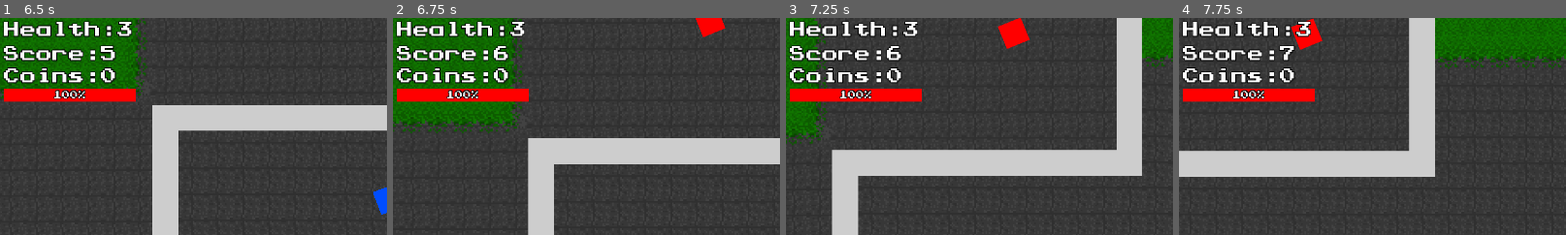
Above: before the commit, frames 1-4 (left to right).
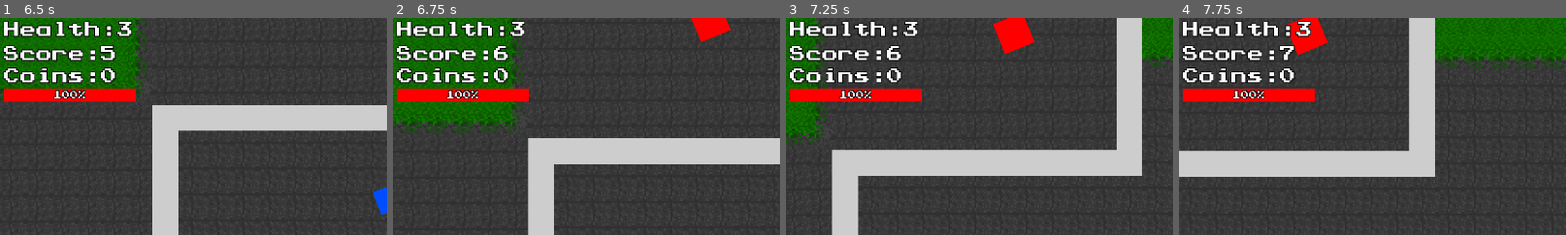
Above: after the commit, the same moments.

Repository: Kirottu/perttishooter
Game: Godot game, scene res://Scenes/MainMenu.tscn
Two runs of this game, one before a commit and one after it. Both use one fixed random seed, a clock stepped at 60 frames per second and the inputs below.
Inputs (mouse positions are % of the whole screen's width and height, from its top left):
- Up to frame 1 (6.5 s): click "Play" at 0.5 s; tap Enter at 1.25 s; move the mouse to (45, 70) at 1.27 s; hold Space (fire) 1.28-2.03 s; hold W (up) 1.28-2.78 s; move the mouse to (80, 65) at 2.02 s; tap Space (fire) at 2.1, 3.6, 5.1 s; move the mouse to (20, 35) at 2.77 s; hold Space (fire) 2.78-3.53 s; hold A (left) 2.78-4.28 s; move the mouse to (55, 50) at 3.52 s; move the mouse to (35, 25) at 4.27 s; hold S (down) 4.28-5.03 s; hold Space (fire) 4.28-5.03 s; move the mouse to (72, 45) at 5.02 s; hold D (right) 5.03-5.78 s; move the mouse to (30, 55) at 5.77 s; hold W (up) from 5.78 s (still down); hold Space (fire) from 5.78 s (still down)
- Up to frame 2 (6.75 s): move the mouse to (60, 28) at 6.52 s; release W (up) at 6.53 s; release Space (fire) at 6.53 s; hold D (right) from 6.53 s (still down); tap Space (fire) at 6.6 s
- Up to frame 3 (7.25 s): keep holding D (right)
- Up to frame 4 (7.75 s): keep holding D (right); move the mouse to (45, 70) at 7.27 s; hold Space (fire) from 7.28 s (still down)
The pictures show only the part of the screen within x 0-50%, y 0-50%; the shares and areas given below are measured in that part.

Frame 1 is identical in both runs. In frame 2, 0.3% of the frame differs, in the area x 76-88%, y 0-12%; in frame 3, 0.5%; in frame 4, 0.5%, in the area x 27-39%, y 0-18%.

Commit message:
Reworked core destroyers

Diff:
--- a/Scenes/Tower_Enemy.tscn
+++ b/Scenes/Tower_Enemy.tscn
@@ -6,19 +6,17 @@
 [ext_resource path="res://Assets/Audio/hurt.wav" type="AudioStream" id=4]
 [ext_resource path="res://Assets/Audio/explosion.wav" type="AudioStream" id=5]
 
-
-
 [sub_resource type="RectangleShape2D" id=1]
-extents = Vector2( 30, 30 )
+extents = Vector2( 40, 40 )
 
 [sub_resource type="RectangleShape2D" id=2]
-extents = Vector2( 31, 31 )
+extents = Vector2( 41, 41 )
 
-[sub_resource type="NavigationPolygon" id=8]
+[sub_resource type="NavigationPolygon" id=3]
 vertices = PoolVector2Array( 0, 0, 64, 0, 64, 64, 0, 64 )
 polygons = [ PoolIntArray( 0, 1, 2, 3 ) ]
 
-[sub_resource type="TileSet" id=9]
+[sub_resource type="TileSet" id=4]
 1/name = "black_rectangle.png 1"
 1/texture = ExtResource( 3 )
 1/tex_offset = Vector2( 0, 0 )
@@ -42,7 +40,7 @@
 shape = SubResource( 1 )
 
 [node name="Sprite" type="Sprite" parent="."]
-scale = Vector2( 0.06, 0.06 )
+scale = Vector2( 0.08, 0.08 )
 texture = ExtResource( 2 )
 
 [node name="Collision" type="Area2D" parent="."]
--- a/Scripts/Level.gd
+++ b/Scripts/Level.gd
@@ -207,6 +207,9 @@
 		under_attack_label.visible = false
 		tower_damage_interval = Settings.tower_damage_interval
 
-func _on_Enemy_destroyed():
-	Settings.coins += 1
+func _on_Enemy_destroyed(tower_enemy : bool):
+	if !tower_enemy:
+		Settings.coins += 1
+	elif tower_enemy:
+		Settings.coins += 2
 	coin_label.text = "Coins:" + str(Settings.coins)
--- a/Scripts/Settings.gd
+++ b/Scripts/Settings.gd
@@ -7,8 +7,8 @@
 var spawn_timer = 180
 var enemy_speed = 450
 var enemy_health = 4
-var tower_enemy_speed = 500
-var tower_enemy_health = 3
+var tower_enemy_speed = 300
+var tower_enemy_health = 10
 var pertti_health = 3
 var gameover = false
 var path_update_timer = 0.5
@@ -28,7 +28,7 @@
 var minimum_path_delay = 60
 
 # in %
-var tower_enemy_probability = 40
+var tower_enemy_probability = 25
 
 var score = 0
 var coins = 0
Not shown: 2 places in Scenes/Tower_Enemy.tscn that only renumber resources
